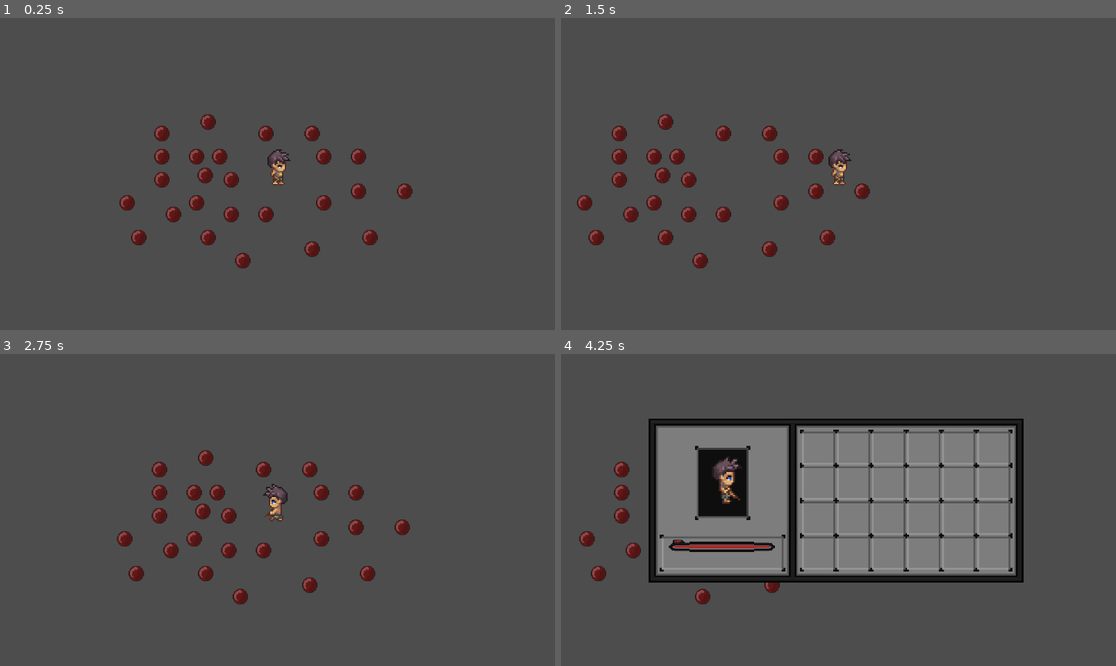
Above: before the commit, frames 1-4 (two rows, left to right).
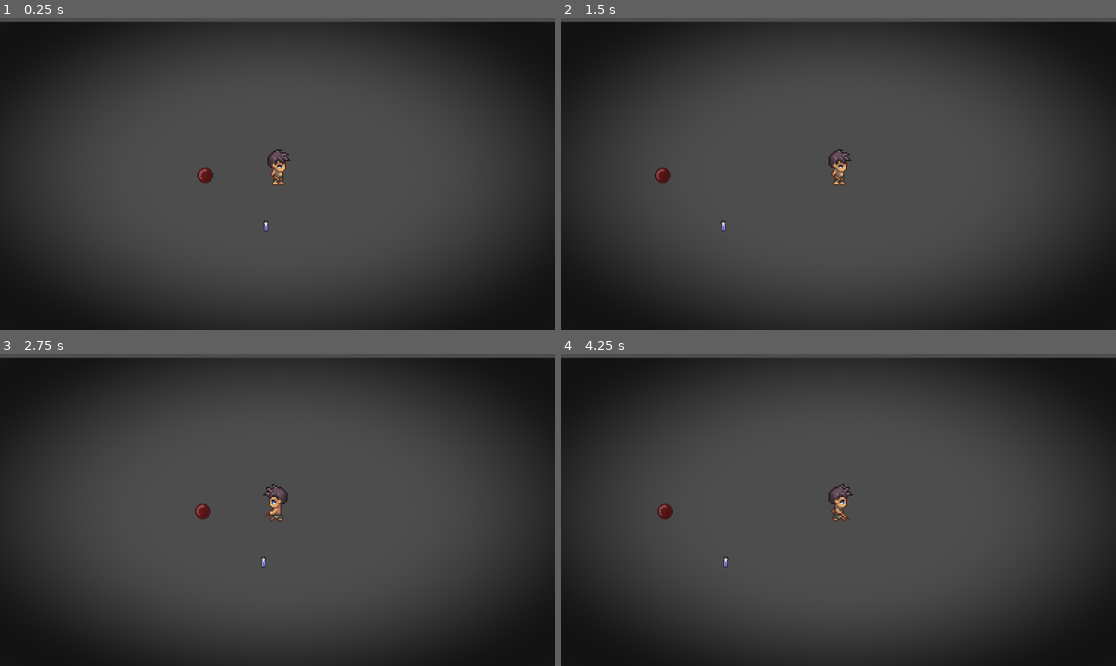
Above: after the commit, the same moments.

Repository: AdrianRanelM/GODOT-project-EclipseBorn
Game: Godot game, scene res://main.tscn
The game is run twice, just before and just after one commit, with the same random seed, the same clock (stepped at 60 frames per second) and the same inputs.
Inputs (mouse positions are in pixels of both pictures, inside the frame that each line leads up to):
- Up to frame 1 (0.25 s): no input
- Up to frame 2 (1.5 s): tap Enter (ui_accept) at 0.5, 0.77 s; move the mouse to (960, 158) at 0.52 s; hold D (MoveRight) 0.53-1.25 s; hold E (PickItemUp) 0.53-1.25 s; click (960, 158) at 0.67 s; drag from (727, 189) to (827, 236) at 1.27 s
- Up to frame 3 (2.75 s): tap Enter (ui_accept) at 2 s; move the mouse to (333, 441) at 2.02 s; hold A (MoveLeft) from 2.03 s (still down); hold E (PickItemUp) from 2.03 s (still down)
- Up to frame 4 (4.25 s): release A (MoveLeft) at 2.75 s; release E (PickItemUp) at 2.75 s; drag from (810, 572) to (966, 528) at 2.77 s; tap Enter (ui_accept) at 3.5, 3.77 s; move the mouse to (1005, 556) at 3.52 s; hold D (MoveRight) from 3.53 s (still down); hold E (PickItemUp) from 3.53 s (still down); tap Tab (ToggleInventory) at 4.15 s

The runs differ from the first frame. In frame 1, 43% of the frame differs, in the area x 0-100%, y 1-100%; in frame 2, 42%; in frame 3, 43%; in frame 4, 73%.

Commit message:
updated proto-visuals
+added vignette
-removed red_orb.tres placeholder

Diff:
--- /dev/null
+++ b/002_SoulBelt.tres
@@ -0,0 +1,11 @@
+[gd_resource type="Resource" script_class="InvItem" load_steps=3 format=3 uid="uid://clve3sojkl1ui"]
+
+[ext_resource type="Texture2D" uid="uid://dn0cj0l2yno18" path="res://Assets/Items/potion_01e.png" id="1_env1t"]
+[ext_resource type="Script" uid="uid://b88v346phya8d" path="res://inventory_items.gd" id="2_woxe1"]
+
+[resource]
+script = ExtResource("2_woxe1")
+id = "002"
+display_name = "Soul Belt"
+icon = ExtResource("1_env1t")
+metadata/_custom_type_script = "uid://b88v346phya8d"
--- a/PlayerCharScript/player_char.gd
+++ b/PlayerCharScript/player_char.gd
@@ -7,11 +7,20 @@
 @onready var animated_inventory = $CanvasLayer/InventoryUI
 @onready var pickup_area: Area2D = $PickupArea
 
+# Inventory lock flag
+var inventory_unlocked: bool = false
+
 func _input(event):
 	if event.is_action_pressed("ToggleInventory"):
-		animated_inventory.visible = !animated_inventory.visible
+		if inventory_unlocked:   # ✅ only works if unlocked
+			inventory_ui.visible = !inventory_ui.visible
+		else:
+			print("Inventory is locked!")  # optional feedback
 	elif event.is_action_pressed("PickItemUp") and nearby_item:
 		nearby_item.pick_up(self)
+
+func unlock_inventory() -> void:
+	inventory_unlocked = true
 
 #items
 @export var inv = Inv
--- a/main.tscn
+++ b/main.tscn
@@ -1,10 +1,13 @@
-[gd_scene load_steps=6 format=3 uid="uid://3sv1rllee308"]
+[gd_scene load_steps=9 format=3 uid="uid://3sv1rllee308"]
 
 [ext_resource type="PackedScene" uid="uid://cc6tt345h07oc" path="res://PlayerChar.tscn" id="1_ig7tw"]
+[ext_resource type="Material" uid="uid://ctrlckjwauutm" path="res://vignetteshader.tres" id="3_5vw27"]
 [ext_resource type="PackedScene" uid="uid://06kmqu2adf07" path="res://world_item.tscn" id="3_h2yge"]
 [ext_resource type="Resource" uid="uid://dp6jwi7oiloo7" path="res://player_inventory.tres" id="4_lquwl"]
 [ext_resource type="Resource" uid="uid://dqwv71nwykc0e" path="res://001.tres" id="5_7mycd"]
 [ext_resource type="PackedScene" uid="uid://dcol4k00jc87c" path="res://inventory_ui.tscn" id="5_lquwl"]
+[ext_resource type="Script" uid="uid://4yhtwgfgas4k" path="res://world_item_unlock.gd" id="6_7mycd"]
+[ext_resource type="Resource" uid="uid://clve3sojkl1ui" path="res://002_SoulBelt.tres" id="7_272bh"]
 
 [node name="Game" type="Node2D"]
 
@@ -16,6 +19,17 @@
 position = Vector2(0, -28)
 zoom = Vector2(3, 3)
 
+[node name="CanvasLayer" type="CanvasLayer" parent="Player/Camera2D"]
+
+[node name="Vignette" type="ColorRect" parent="Player/Camera2D/CanvasLayer"]
+material = ExtResource("3_5vw27")
+anchors_preset = 15
+anchor_right = 1.0
+anchor_bottom = 1.0
+offset_top = 8.0
+grow_horizontal = 2
+grow_vertical = 2
+
 [node name="CanvasLayer" type="CanvasLayer" parent="Player"]
 
 [node name="InventoryUI" parent="Player/CanvasLayer" instance=ExtResource("5_lquwl")]
@@ -26,97 +40,6 @@
 item_data = ExtResource("5_7mycd")
 
 [node name="WorldItem2" parent="." instance=ExtResource("3_h2yge")]
-position = Vector2(64, 16)
-item_data = ExtResource("5_7mycd")
-
-[node name="WorldItem3" parent="." instance=ExtResource("3_h2yge")]
-position = Vector2(88, -16)
-item_data = ExtResource("5_7mycd")
-
-[node name="WorldItem4" parent="." instance=ExtResource("3_h2yge")]
-position = Vector2(56, -16)
-item_data = ExtResource("5_7mycd")
-
-[node name="WorldItem5" parent="." instance=ExtResource("3_h2yge")]
-position = Vector2(24, -56)
-item_data = ExtResource("5_7mycd")
-
-[node name="WorldItem6" parent="." instance=ExtResource("3_h2yge")]
-position = Vector2(32, -40)
-item_data = ExtResource("5_7mycd")
-
-[node name="WorldItem7" parent="." instance=ExtResource("3_h2yge")]
-position = Vector2(32, -8)
-item_data = ExtResource("5_7mycd")
-
-[node name="WorldItem8" parent="." instance=ExtResource("3_h2yge")]
-position = Vector2(56, -40)
-item_data = ExtResource("5_7mycd")
-
-[node name="WorldItem9" parent="." instance=ExtResource("3_h2yge")]
-position = Vector2(-80, -56)
-item_data = ExtResource("5_7mycd")
-
-[node name="WorldItem10" parent="." instance=ExtResource("3_h2yge")]
-position = Vector2(-48, -64)
-item_data = ExtResource("5_7mycd")
-
-[node name="WorldItem11" parent="." instance=ExtResource("3_h2yge")]
-position = Vector2(-8, -56)
-item_data = ExtResource("5_7mycd")
-
-[node name="WorldItem12" parent="." instance=ExtResource("3_h2yge")]
-position = Vector2(24, 24)
-item_data = ExtResource("5_7mycd")
-
-[node name="WorldItem13" parent="." instance=ExtResource("3_h2yge")]
-position = Vector2(-24, 32)
-item_data = ExtResource("5_7mycd")
-
-[node name="WorldItem14" parent="." instance=ExtResource("3_h2yge")]
-position = Vector2(-72, 0)
-item_data = ExtResource("5_7mycd")
-
-[node name="WorldItem15" parent="." instance=ExtResource("3_h2yge")]
-position = Vector2(-104, -8)
-item_data = ExtResource("5_7mycd")
-
-[node name="WorldItem16" parent="." instance=ExtResource("3_h2yge")]
-position = Vector2(-56, -8)
-item_data = ExtResource("5_7mycd")
-
-[node name="WorldItem17" parent="." instance=ExtResource("3_h2yge")]
-position = Vector2(-8, 0)
-item_data = ExtResource("5_7mycd")
-
-[node name="WorldItem18" parent="." instance=ExtResource("3_h2yge")]
-position = Vector2(-40, -40)
-item_data = ExtResource("5_7mycd")
-
-[node name="WorldItem19" parent="." instance=ExtResource("3_h2yge")]
-position = Vector2(-56, -40)
-item_data = ExtResource("5_7mycd")
-
-[node name="WorldItem20" parent="." instance=ExtResource("3_h2yge")]
-position = Vector2(-32, -24)
-item_data = ExtResource("5_7mycd")
-
-[node name="WorldItem21" parent="." instance=ExtResource("3_h2yge")]
-position = Vector2(-96, 16)
-item_data = ExtResource("5_7mycd")
-
-[node name="WorldItem22" parent="." instance=ExtResource("3_h2yge")]
-position = Vector2(-32, 0)
-item_data = ExtResource("5_7mycd")
-
-[node name="WorldItem23" parent="." instance=ExtResource("3_h2yge")]
-position = Vector2(-80, -40)
-item_data = ExtResource("5_7mycd")
-
-[node name="WorldItem24" parent="." instance=ExtResource("3_h2yge")]
-position = Vector2(-80, -24)
-item_data = ExtResource("5_7mycd")
-
-[node name="WorldItem25" parent="." instance=ExtResource("3_h2yge")]
-position = Vector2(-48, 16)
-item_data = ExtResource("5_7mycd")
+position = Vector2(-8, 8)
+script = ExtResource("6_7mycd")
+item_data = ExtResource("7_272bh")
--- a/red_orb.tres
+++ /dev/null
@@ -1,12 +0,0 @@
-[gd_resource type="Resource" script_class="InvItem" load_steps=3 format=3 uid="uid://d2cr8w2k44t6w"]
-
-[ext_resource type="Texture2D" uid="uid://doc7jq8srbqrd" path="res://Assets/Items/Red_orb.png" id="1_tmsk2"]
-[ext_resource type="Script" uid="uid://b88v346phya8d" path="res://inventory_items.gd" id="2_2jgsq"]
-
-[resource]
-script = ExtResource("2_2jgsq")
-id = "01"
-display_name = "Red_orb"
-icon = ExtResource("1_tmsk2")
-description = "Heals 10HP."
-metadata/_custom_type_script = "uid://b88v346phya8d"
--- /dev/null
+++ b/vignetteshader.gdshader
@@ -0,0 +1,18 @@
+shader_type canvas_item;
+
+uniform float inner_radius : hint_range(0.0, 5.0) = 0.3;   // size of the hole
+uniform float outer_radius : hint_range(0.0, 5.0) = 0.75;  // where vignette starts
+uniform float softness     : hint_range(0.0, 5.0) = 0.45;  // fade strength
+uniform vec3 vignette_color : source_color = vec3(0.0, 0.0, 0.0);
+
+void fragment() {
+    vec2 uv = SCREEN_UV;
+    vec2 centered = uv - vec2(0.5);
+    float dist = length(centered) * 2.0;
+
+    float hole     = smoothstep(inner_radius, inner_radius + softness, dist);
+    float vignette = smoothstep(outer_radius, outer_radius - softness, dist);
+
+    float alpha = vignette * hole;
+    COLOR = vec4(vignette_color, alpha);
+}
--- /dev/null
+++ b/vignetteshader.tres
@@ -0,0 +1,10 @@
+[gd_resource type="ShaderMaterial" load_steps=2 format=3 uid="uid://ctrlckjwauutm"]
+
+[ext_resource type="Shader" uid="uid://clrp04qiejdo7" path="res://vignetteshader.gdshader" id="1_oe4yb"]
+
+[resource]
+shader = ExtResource("1_oe4yb")
+shader_parameter/inner_radius = 0.46800002223
+shader_parameter/outer_radius = 2.126000100985
+shader_parameter/softness = 1.066000050635
+shader_parameter/vignette_color = Color(0, 0, 0, 1)
--- /dev/null
+++ b/world_item_unlock.gd
@@ -0,0 +1,38 @@
+extends Area2D
+class_name WorldItemUnlock
+
+@export var item_data: InvItem
+@export var amount: int = 1
+
+@onready var sprite: Sprite2D = $Sprite2D
+
+var player_in_range: CharacterBody2D = null
+
+func _ready():
+	if item_data and item_data.icon:
+		sprite.texture = item_data.icon
+
+	body_entered.connect(_on_body_entered)
+	body_exited.connect(_on_body_exited)
+
+func _on_body_entered(body):
+	if body.is_in_group("player"):
+		player_in_range = body
+
+func _on_body_exited(body):
+	if body == player_in_range:
+		player_in_range = null
+
+func _input(event):
+	if player_in_range and event.is_action_pressed("PickItemUp"):
+		pick_up(player_in_range)
+
+func pick_up(player: CharacterBody2D):
+	if player.has_method("unlock_inventory"):
+		player.unlock_inventory()
+	queue_free()   # remove from world
+
+func get_item() -> InvItem:
+	var item := item_data.duplicate(true) as InvItem
+	item.amount = amount
+	return item
Not shown, added: vignetteshader.gdshader.uid
Not shown, added: world_item_unlock.gd.uid
